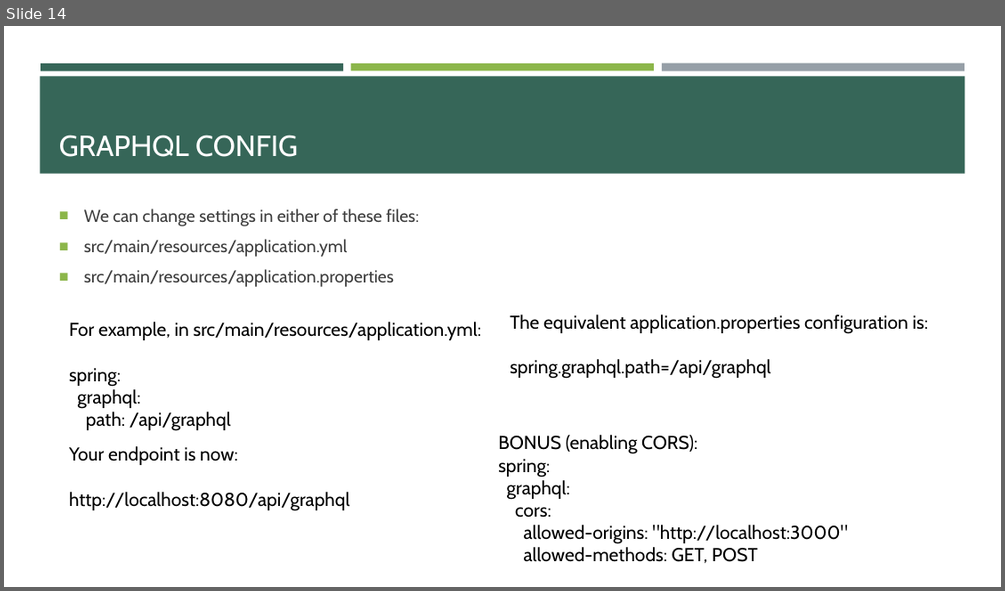
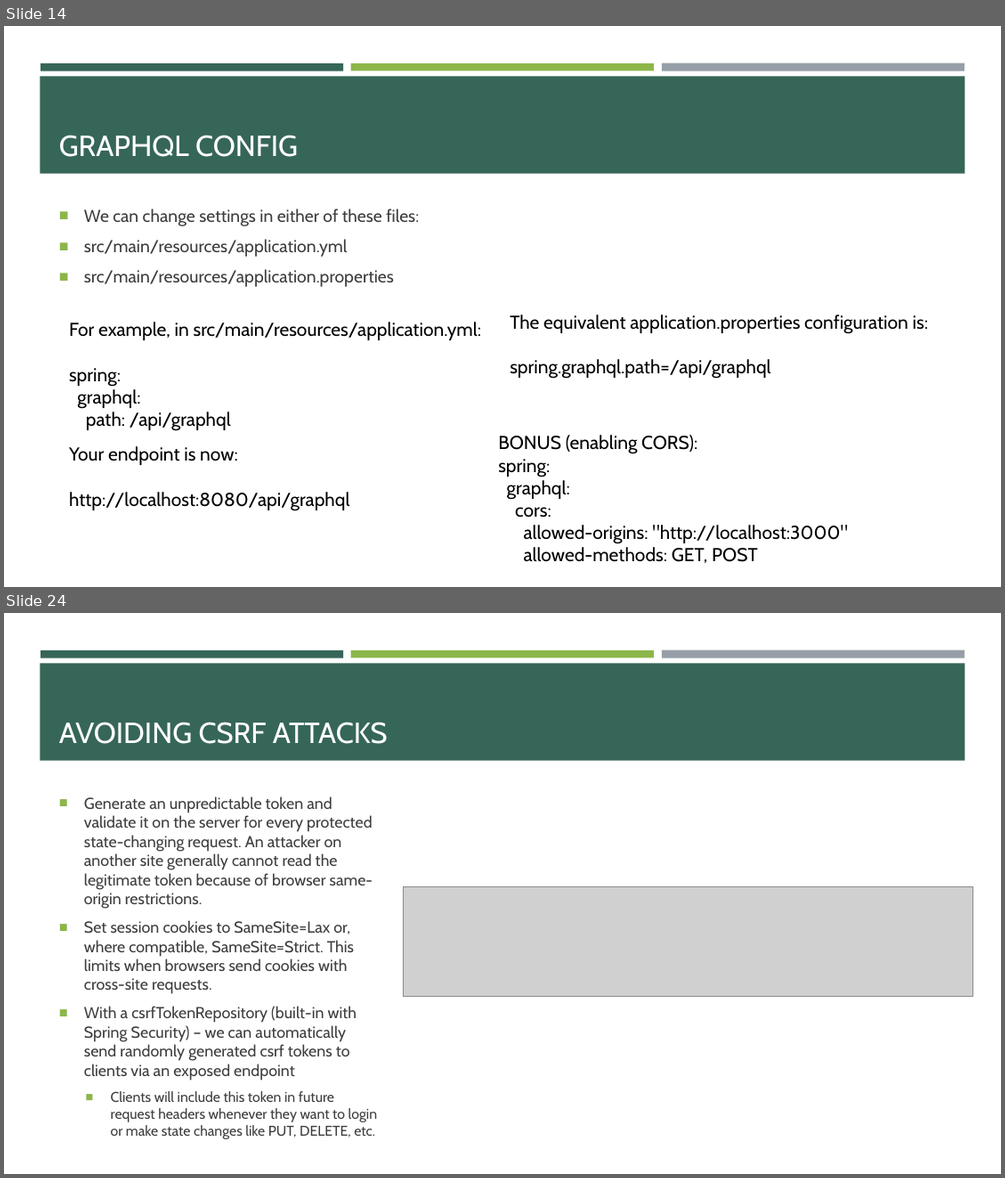
Before and after one commit to e-m-wilson/java-fs, a slide deck: Week_8/Spring_Boot_Modules.pptx. Shown one above the other, each under a label of ours: slide 14 before the commit, slides 14 and 24 after it; the slides between them are not shown. The pictures are 1005x591 and 1005x1178 pixels, drawn with LibreOffice and Linux fonts; fonts in the diff are those of the drawing; grey boxes stand for pictures. Boxes give left, top, right and bottom in pixels: in the first picture for what was removed or moved away, otherwise in the second. Text is boxed around its words. In the diff, an @@ line names an element or a change of style, - is before the commit and + after.

```diff
--- a/Week_8/Spring_Boot_Modules.pptx
+++ b/Week_8/Spring_Boot_Modules.pptx
@@ slide 24 added at [4,613,1001,1174], background #FFFFFF; not listed: 4 template elements that a slide beside it also shows @@
@@ title added at [59,722,388,744], 28 pt, text #FFFFFF @@
+AVOIDING CSRF ATTACKS
@@ text added at [84,796,377,1139], 15.3 pt, text #3D3D3D @@
+■ Generate an unpredictable token and validate it on the server for every protected state-changing request. An attacker on another site generally cannot read the legitimate token because of browser same-origin restrictions.
+■ Set session cookies to SameSite=Lax or, where compatible, SameSite=Strict. This limits when browsers send cookies with cross-site requests.
+■ With a csrfTokenRepository (built-in with Spring Security) – we can automatically send randomly generated csrf tokens to clients via an exposed endpoint
+  ■ Clients will include this token in future request headers whenever they want to login or make state changes like PUT, DELETE, etc.
@@ picture added at [403,887,973,997] @@
```
Also in this commit, not shown: 1 slide changed, 9 other slides added, 30 other files.
